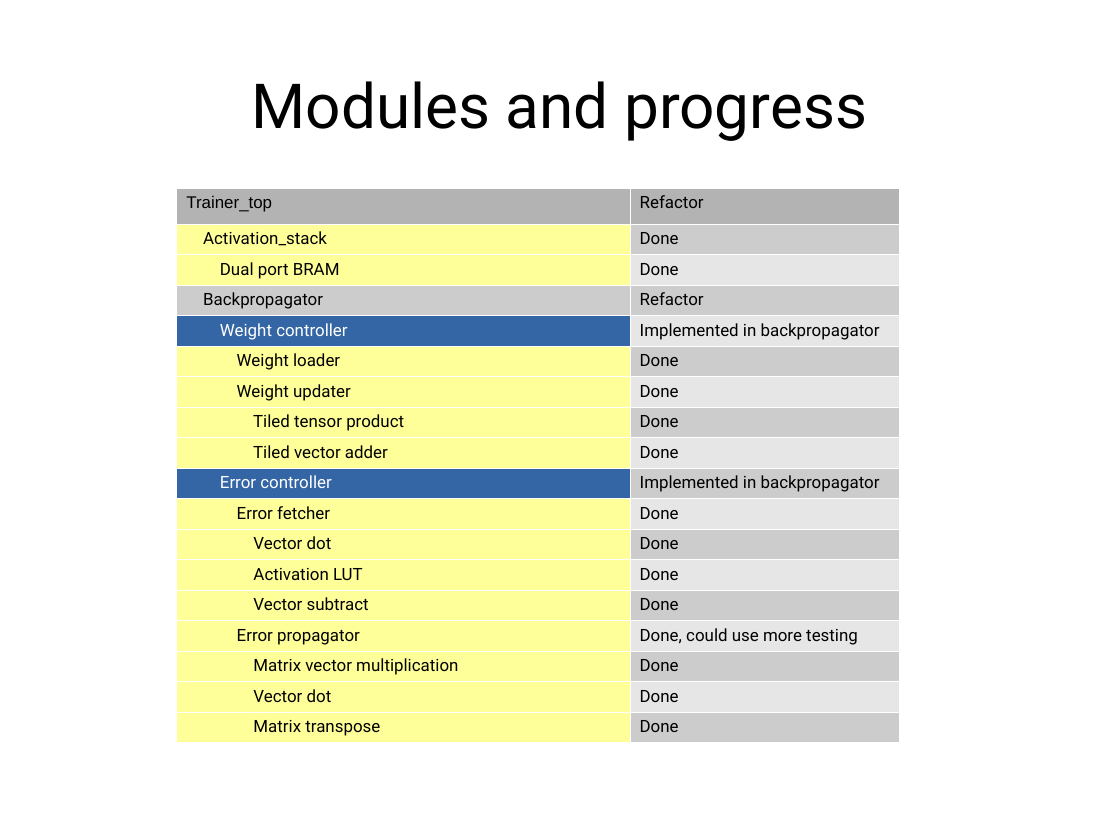
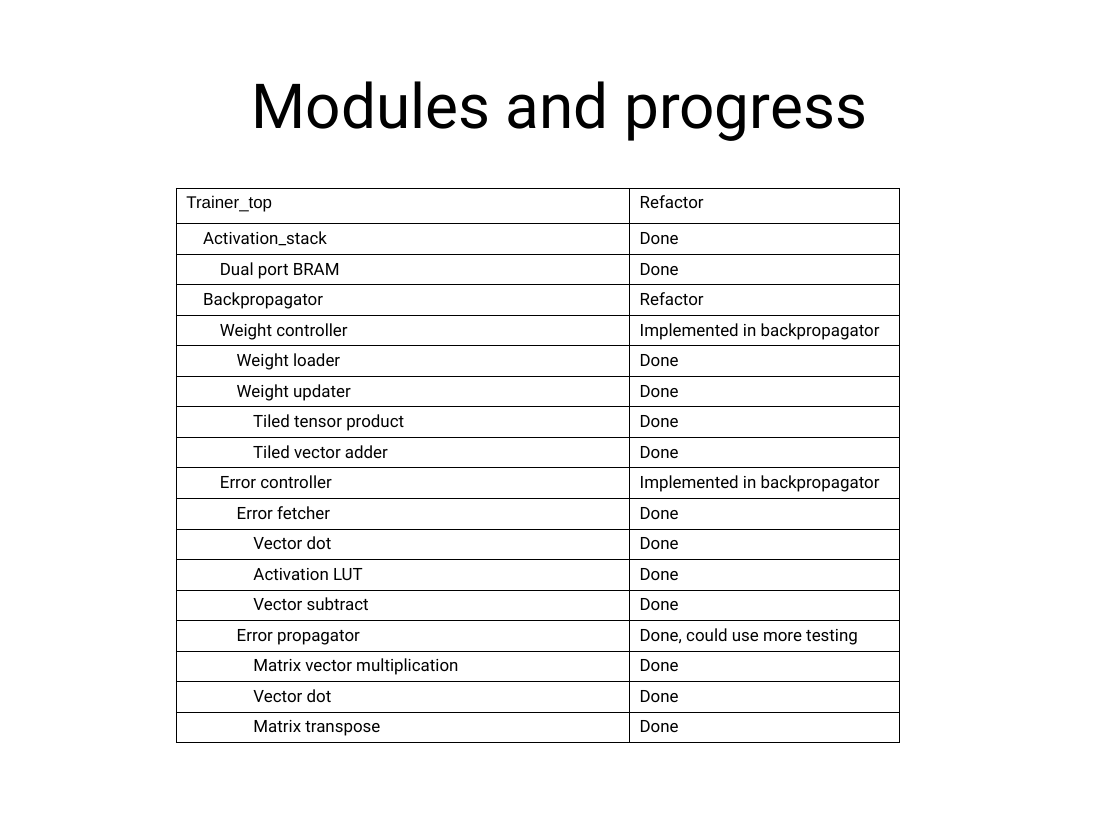
Before and after one commit to MihailoIsakov/layer_multiplex_nn, a slide deck: slide 1 of backpropagation/docs/doc.odp. Drawn at 1120x840 pixels with LibreOffice and Linux fonts; fonts in the diff are those of the drawing. Boxes give left, top, right and bottom in pixels: in the first picture for what was removed or moved away, otherwise in the second. Text is boxed around its words. In the diff, an @@ line names an element or a change of style, - is before the commit and + after.

Commit message:
updated documentation with the top.v module

```diff
--- a/backpropagation/docs/doc.odp
+++ b/backpropagation/docs/doc.odp
@@ table at (177,188,899,740) @@
@@ fill #B3B3B3 to none in row 1 @@
@@ fill #FFFF99 to none in 14 cells @@
@@ fill #CCCCCC to none in 10 cells @@
@@ fill #E6E6E6 to none in 8 cells @@
@@ fill #3465A4 to none in 2 cells @@
@@ text colour #FFFFFF to #000000 in "Weight controller", "Error controller" @@
@@ borders changed @@
```
Also in this commit, not shown: 7 other slides changed, 5 slides added.
